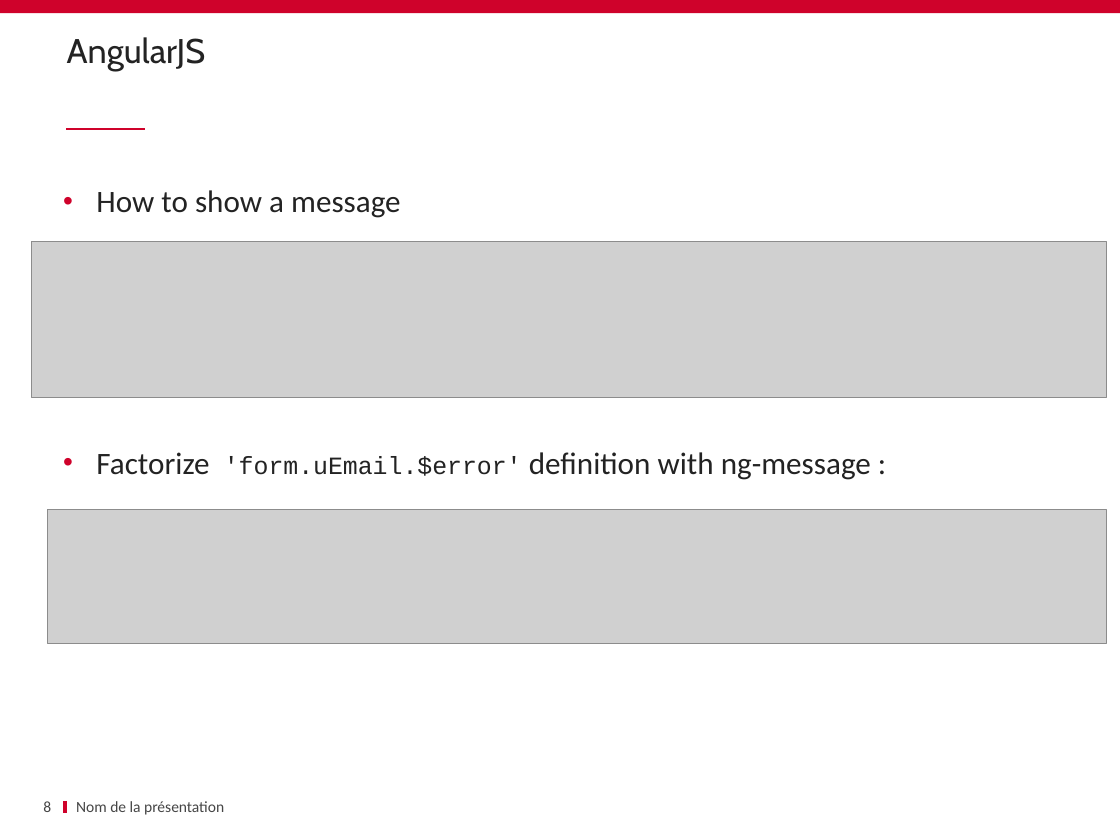
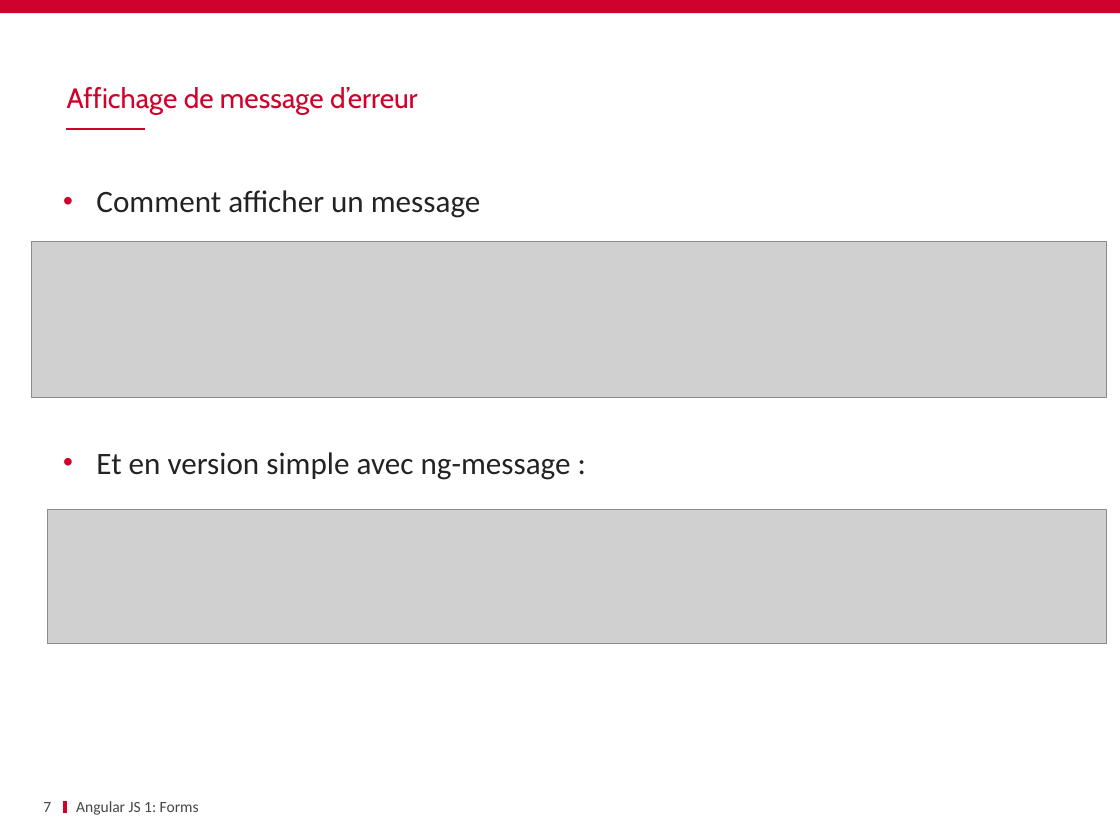
Before and after one commit to schassande/formation-angularjs1, a slide deck: slide 7 of Jour1/06 Forms/FORMS.pptx (slide 8 before the commit). Drawn at 1120x840 pixels with LibreOffice and Linux fonts; fonts in the diff are those of the drawing; grey boxes stand for pictures; background and template pictures are left out. Boxes give left, top, right and bottom in pixels: in the first picture for what was removed or moved away, otherwise in the second. Text is boxed around its words. In the diff, an @@ line names an element or a change of style, - is before the commit and + after.

Commit message:
Nettoyage des slides forms

```diff
--- a/Jour1/06 Forms/FORMS.pptx
+++ b/Jour1/06 Forms/FORMS.pptx
@@ title removed at (67, 37, 206, 71) @@
-AngularJS
@@ text added at (67, 87, 418, 114), 18 pt, text #CF022B @@
+Affichage de message d’erreur
@@ text at (96, 190, 571, 480): text changed @@
-• How to show a message
-• Factorize 'form.uEmail.$error' definition with ng-message :
+• Comment afficher un message
+• Et en version simple avec ng-message :
@@ page number at (43, 802, 51, 812): text changed @@
-8
+7
@@ text at (76, 801, 199, 815): text changed @@
-Nom de la présentation
+Angular JS 1: Forms
```
Also in this commit, not shown: 23 other slides changed, 3 slides removed.
